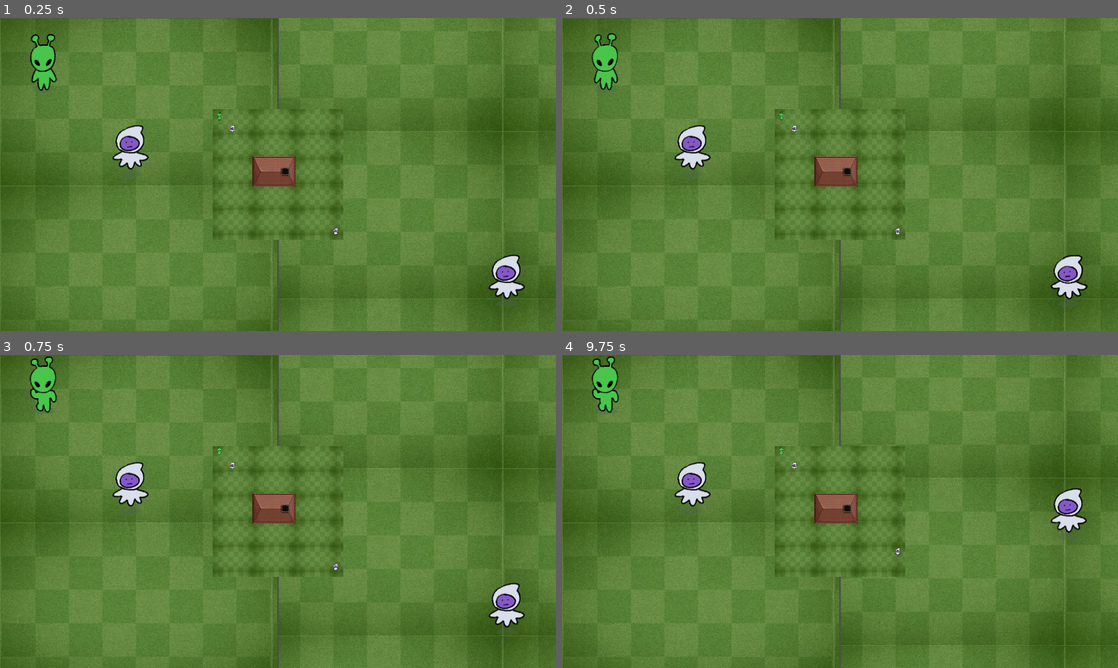
Above: before the commit, frames 1-4 (two rows, left to right).
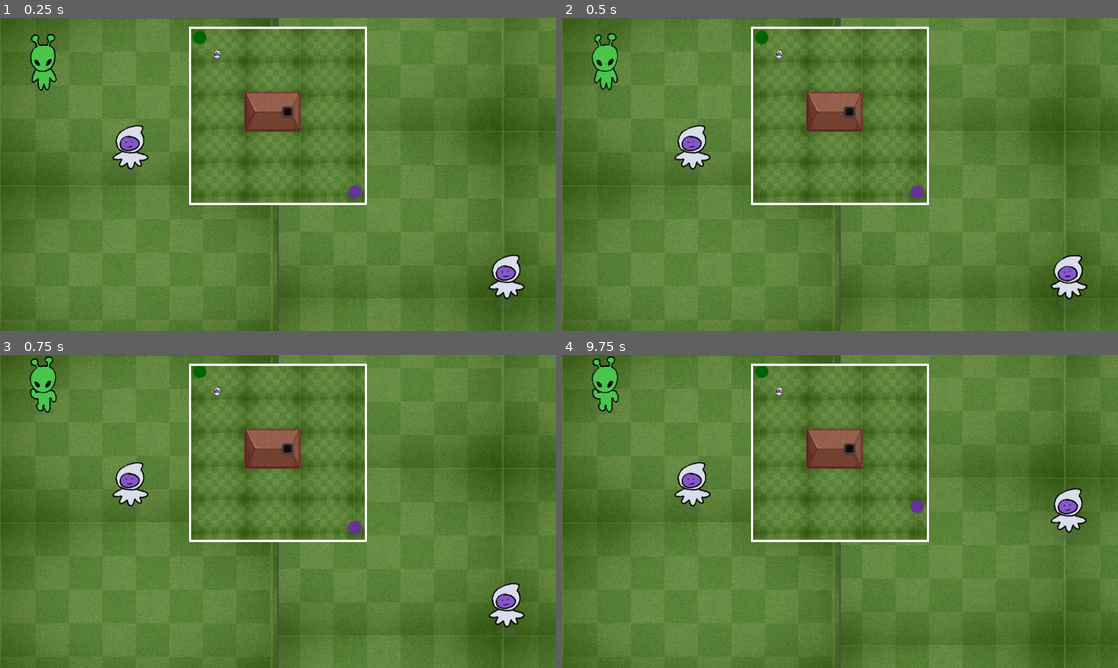
Above: after the commit, the same moments.

Repository: liannie3/wwhataburger
Game: Godot game, scene res://main_game/SpitScreen.tscn
Same seed, same stepped clock (60 frames per second), same inputs: the game is played once before the commit and once after it. This scene is started directly instead of the project's main scene.
Inputs:
- Up to frame 1 (0.25 s): no input
- Up to frame 2 (0.5 s): no input
- Up to frame 3 (0.75 s): hold W (p1_up) from 0.53 s (still down); tap I (p2_up) at 0.6 s
- Up to frame 4 (9.75 s): release W (p1_up) at 1.28 s; tap I (p2_up) every 0.75 s from 1.35 to 9.6 s; hold W (p1_up) 2.03-3.53 s; hold W (p1_up) 5.78-8.03 s; hold W (p1_up) from 9.53 s (still down)

The runs differ from the first frame. In frame 1, 6.7% of the frame differs, in the area x 34-66%, y 2-71%; in frame 2, 6.7%; in frame 3, 6.7%; in frame 4, 6.8%.

Commit message:
Change players on minimap to dots and inc size of minimap

Diff:
--- a/main_game/Player.tscn
+++ b/main_game/Player.tscn
@@ -1,12 +1,12 @@
 [gd_scene format=3 uid="uid://bxfumbre853g0"]
 
 [ext_resource type="Script" uid="uid://btyjk4pnj7pyg" path="res://main_game/player.gd" id="1_hqf23"]
-[ext_resource type="Texture2D" uid="uid://dyxoe3gjn71x1" path="res://sprites/player/AlienIdle1.png" id="2_r21c5"]
-[ext_resource type="Texture2D" uid="uid://kf71oh523g47" path="res://sprites/player/AlienIdle2.png" id="3_o5nb7"]
-[ext_resource type="Texture2D" uid="uid://pm3bytt6tfjo" path="res://sprites/player/AlienWalk1.png" id="4_4a63n"]
-[ext_resource type="Texture2D" uid="uid://c7jqeyraqxo6n" path="res://sprites/player/BlooberIdle1.png" id="4_ng460"]
-[ext_resource type="Texture2D" uid="uid://cidcnqt7okqk2" path="res://sprites/player/BlooberIdle2.png" id="5_8hmdd"]
-[ext_resource type="Texture2D" uid="uid://owf3akvon06l" path="res://sprites/player/AlienWalk2.png" id="5_aol2y"]
+[ext_resource type="Texture2D" uid="uid://0k4xewl02xc5" path="res://sprites/player/AlienIdle1.PNG" id="2_r21c5"]
+[ext_resource type="Texture2D" uid="uid://dd4nn5m7d2ke1" path="res://sprites/player/AlienIdle2.PNG" id="3_o5nb7"]
+[ext_resource type="Texture2D" uid="uid://3xaduxd045qt" path="res://sprites/player/AlienWalk1.PNG" id="4_4a63n"]
+[ext_resource type="Texture2D" uid="uid://cegv6k7a1tptd" path="res://sprites/player/BlooberIdle1.PNG" id="4_ng460"]
+[ext_resource type="Texture2D" uid="uid://u6a7d07oredl" path="res://sprites/player/BlooberIdle2.PNG" id="5_8hmdd"]
+[ext_resource type="Texture2D" uid="uid://debbhllay4w4e" path="res://sprites/player/AlienWalk2.PNG" id="5_aol2y"]
 
 [sub_resource type="SpriteFrames" id="SpriteFrames_ng460"]
 animations = [{
@@ -58,6 +58,10 @@
 [sub_resource type="RectangleShape2D" id="RectangleShape2D_8hmdd"]
 size = Vector2(85, 137)
 
+[sub_resource type="SphereMesh" id="SphereMesh_4a63n"]
+radius = 75.0
+height = 150.0
+
 [node name="Player" type="CharacterBody2D" unique_id=520688584]
 script = ExtResource("1_hqf23")
 
@@ -74,3 +78,7 @@
 limit_top = 0
 limit_right = 2000
 limit_bottom = 2000
+
+[node name="MinimapDot" type="MeshInstance2D" parent="." unique_id=107359048]
+visibility_layer = 2
+mesh = SubResource("SphereMesh_4a63n")
--- a/main_game/SpitScreen.tscn
+++ b/main_game/SpitScreen.tscn
@@ -2,6 +2,14 @@
 
 [ext_resource type="Script" uid="uid://cqyhd7rayxr3g" path="res://main_game/spit_screen.gd" id="1_1142w"]
 [ext_resource type="PackedScene" uid="uid://3iselbpvlq0y" path="res://main_game/MainGame.tscn" id="2_f4b40"]
+
+[sub_resource type="StyleBoxFlat" id="StyleBoxFlat_1142w"]
+bg_color = Color(0.6, 0.6, 0.6, 0)
+border_width_left = 5
+border_width_top = 5
+border_width_right = 5
+border_width_bottom = 5
+border_color = Color(1, 1, 1, 1)
 
 [node name="SpitScreen" type="Control" unique_id=498784060]
 layout_mode = 3
@@ -27,6 +35,7 @@
 
 [node name="SubViewport" type="SubViewport" parent="HBoxContainer/SubViewportContainer" unique_id=994697696]
 handle_input_locally = false
+canvas_cull_mask = 4294967293
 size = Vector2i(638, 720)
 render_target_update_mode = 4
 
@@ -39,25 +48,32 @@
 
 [node name="SubViewport2" type="SubViewport" parent="HBoxContainer/SubViewportContainer2" unique_id=1197239889]
 handle_input_locally = false
+canvas_cull_mask = 4294967293
 size = Vector2i(638, 720)
 render_target_update_mode = 4
 
 [node name="CanvasLayer" type="CanvasLayer" parent="." unique_id=112051585]
 
-[node name="CenterContainer" type="CenterContainer" parent="CanvasLayer" unique_id=918142653]
-anchors_preset = 15
-anchor_right = 1.0
-anchor_bottom = 1.0
+[node name="PanelContainer" type="PanelContainer" parent="CanvasLayer" unique_id=107663375]
+anchors_preset = 5
+anchor_left = 0.5
+anchor_right = 0.5
+offset_left = -150.0
+offset_top = 20.0
+offset_right = 150.0
+offset_bottom = 320.0
 grow_horizontal = 2
-grow_vertical = 2
+theme_override_styles/panel = SubResource("StyleBoxFlat_1142w")
 
-[node name="SubViewportContainer" type="SubViewportContainer" parent="CanvasLayer/CenterContainer" unique_id=307514615]
-custom_minimum_size = Vector2(300, 300)
+[node name="SubViewportContainer" type="SubViewportContainer" parent="CanvasLayer/PanelContainer" unique_id=307514615]
+custom_minimum_size = Vector2(400, 400)
 layout_mode = 2
 
-[node name="SubViewport" type="SubViewport" parent="CanvasLayer/CenterContainer/SubViewportContainer" unique_id=1062316975]
-size = Vector2i(300, 300)
+[node name="SubViewport" type="SubViewport" parent="CanvasLayer/PanelContainer/SubViewportContainer" unique_id=1062316975]
+handle_input_locally = false
+size = Vector2i(400, 400)
+render_target_update_mode = 4
 
-[node name="Camera2D" type="Camera2D" parent="CanvasLayer/CenterContainer/SubViewportContainer/SubViewport" unique_id=1560877012]
+[node name="Camera2D" type="Camera2D" parent="CanvasLayer/PanelContainer/SubViewportContainer/SubViewport" unique_id=1560877012]
 position = Vector2(1000, 1000)
-zoom = Vector2(0.15, 0.15)
+zoom = Vector2(0.2, 0.2)
--- a/main_game/player.gd
+++ b/main_game/player.gd
@@ -3,8 +3,16 @@
 
 @export var player_id: int = 1
 @export var speed: float = 300.0
+@onready var minimap_dot = $MinimapDot
 
 @onready var anim = $AnimatedSprite2D
+
+func _ready():
+	# Paint the dot based on the player ID!
+	if player_id == 1:
+		minimap_dot.modulate = Color.DARK_GREEN
+	else:
+		minimap_dot.modulate = Color.REBECCA_PURPLE
 
 func _physics_process(delta: float) -> void:
 	# 1. Build the action strings dynamically based on the player_id
--- a/main_game/spit_screen.gd
+++ b/main_game/spit_screen.gd
@@ -2,7 +2,7 @@
 
 @onready var viewport1 = $HBoxContainer/SubViewportContainer/SubViewport
 @onready var viewport2 = $HBoxContainer/SubViewportContainer2/SubViewport2
-@onready var minimap_viewport = $CanvasLayer/CenterContainer/SubViewportContainer/SubViewport
+@onready var minimap_viewport = $CanvasLayer/PanelContainer/SubViewportContainer/SubViewport
 
 func _ready():
 	# 1. Force the right screen to exist in the exact same physical world as the left screen
